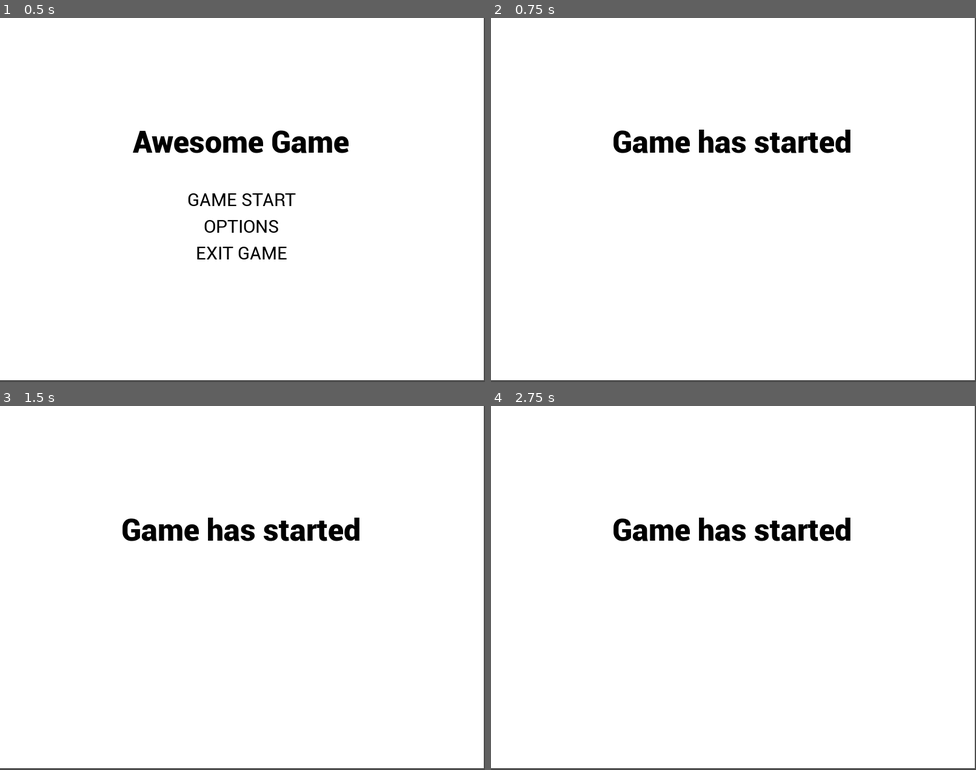
Above: before the commit, frames 1-4 (two rows, left to right).
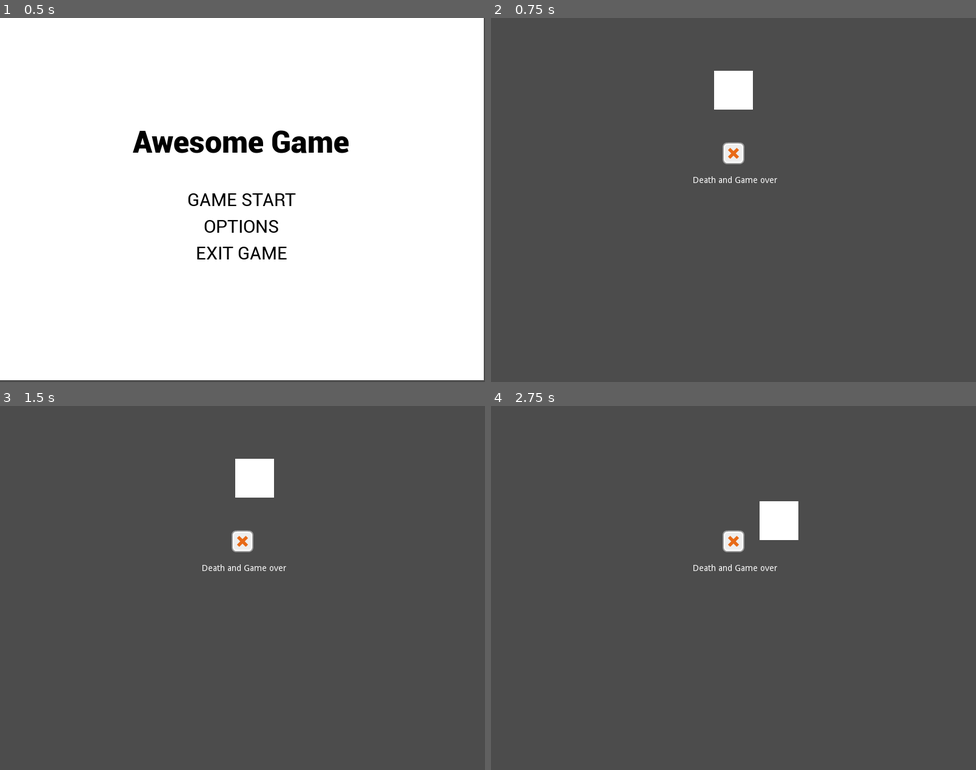
Above: after the commit, the same moments.

Repository: scottpetrovic/godot-starter-template
Game: Godot game, scene res://Scenes/MainMenu.tscn
Two runs of this game, one before a commit and one after it. Both use one fixed random seed, a clock stepped at 60 frames per second and the inputs below.
Inputs (mouse positions are in pixels of both pictures, inside the frame that each line leads up to):
- Up to frame 1 (0.5 s): no input
- Up to frame 2 (0.75 s): click "GAME START" at 0.5 s
- Up to frame 3 (1.5 s): tap Enter at 1.25 s; move the mouse to (349, 569) at 1.27 s; hold Right (ui_right) from 1.28 s (still down)
- Up to frame 4 (2.75 s): move the mouse to (636, 606) at 2.02 s; release Right (ui_right) at 2.03 s; hold Down (ui_down) from 2.03 s (still down)

Frame 1 is identical in both runs. In frame 2, 98% of the frame differs, in the area x 0-100%, y 0-100%; in frame 3, 98%; in frame 4, 98%.

Commit message:
Add basic player movement and gameover screen

Diff:
--- /dev/null
+++ b/Scenes/GameOver.tscn
@@ -0,0 +1,52 @@
+[gd_scene load_steps=5 format=2]
+
+[ext_resource path="res://Scenes/MenuItem.tscn" type="PackedScene" id=1]
+[ext_resource path="res://Graphics/white.png" type="Texture" id=2]
+[ext_resource path="res://Fonts/MenuFont.tres" type="DynamicFont" id=3]
+[ext_resource path="res://Scripts/GameOverMenu.gd" type="Script" id=4]
+
+[node name="GameOver" type="Control"]
+anchor_right = 1.0
+anchor_bottom = 1.0
+script = ExtResource( 4 )
+__meta__ = {
+"_edit_use_anchors_": false
+}
+
+[node name="BackgroundImage" type="TextureRect" parent="."]
+margin_right = 798.0
+margin_bottom = 597.0
+texture = ExtResource( 2 )
+expand = true
+__meta__ = {
+"_edit_lock_": true,
+"_edit_use_anchors_": false
+}
+
+[node name="Title" type="Label" parent="."]
+margin_top = 229.371
+margin_right = 795.0
+margin_bottom = 289.371
+custom_fonts/font = ExtResource( 3 )
+custom_colors/font_color = Color( 0, 0, 0, 1 )
+text = "Game Over"
+align = 1
+__meta__ = {
+"_edit_use_anchors_": false
+}
+
+[node name="MenuContainer" type="VBoxContainer" parent="."]
+margin_left = 1.0
+margin_top = 318.765
+margin_right = 798.0
+margin_bottom = 391.765
+custom_constants/separation = 0
+__meta__ = {
+"_edit_group_": true,
+"_edit_use_anchors_": false
+}
+
+[node name="ReturnToTitle" parent="MenuContainer" instance=ExtResource( 1 )]
+margin_right = 797.0
+margin_bottom = 44.0
+item_name = "RETURN TO TITLE"
--- /dev/null
+++ b/Scenes/LevelOne.tscn
@@ -0,0 +1,61 @@
+[gd_scene load_steps=6 format=2]
+
+[ext_resource path="res://Graphics/white.png" type="Texture" id=1]
+[ext_resource path="res://Scripts/Player.gd" type="Script" id=2]
+[ext_resource path="res://Graphics/orange_boxCross.png" type="Texture" id=3]
+
+[sub_resource type="RectangleShape2D" id=1]
+extents = Vector2( 36.6633, 33.9223 )
+
+[sub_resource type="RectangleShape2D" id=2]
+extents = Vector2( 21.7403, 20.8979 )
+
+[node name="LevelOne" type="Node2D"]
+
+[node name="Label" type="Label" parent="."]
+margin_left = 332.953
+margin_top = 260.927
+margin_right = 493.953
+margin_bottom = 274.927
+text = "Death and Game over"
+__meta__ = {
+"_edit_use_anchors_": false
+}
+
+[node name="Player" type="KinematicBody2D" parent="."]
+position = Vector2( 398.808, 118.805 )
+script = ExtResource( 2 )
+__meta__ = {
+"_edit_group_": true
+}
+
+[node name="CollisionShape2D" type="CollisionShape2D" parent="Player"]
+shape = SubResource( 1 )
+
+[node name="TextureRect" type="TextureRect" parent="Player"]
+margin_left = -30.9543
+margin_top = -31.748
+margin_right = 33.0457
+margin_bottom = 32.252
+texture = ExtResource( 1 )
+__meta__ = {
+"_edit_use_anchors_": false
+}
+
+[node name="DamageItem" type="Area2D" parent="."]
+
+[node name="CollisionShape2D" type="CollisionShape2D" parent="DamageItem"]
+position = Vector2( 399.452, 223.097 )
+shape = SubResource( 2 )
+
+[node name="TextureRect" type="TextureRect" parent="DamageItem"]
+margin_left = 380.745
+margin_top = 204.951
+margin_right = 420.745
+margin_bottom = 244.951
+texture = ExtResource( 3 )
+__meta__ = {
+"_edit_use_anchors_": false
+}
+
+[connection signal="body_entered" from="DamageItem" to="Player" method="_on_DamageItem_body_entered"]
--- a/Scripts/GameLoop.gd
+++ b/Scripts/GameLoop.gd
@@ -6,9 +6,19 @@
 	$PauseMenu/MenuOptions/ReturnToGame/Button.connect("button_down", self, "toggle_pause")
 	$PauseMenu/MenuOptions/ReturnToTitle/Button.connect("button_down", self, "load_main_menu")
 
+	# level will emit a player_died() signal...which Global can listen to
+	Global.connect("player_died", self, 'show_gameover')
+
 	# only play music if it is enabled
 	if(Global.isMusicOn):
 		$Music.play()
+
+	# load level one by default
+	load_level("res://Scenes/LevelOne.tscn")
+
+func show_gameover():
+	print('in game loop about to show game over screen')
+	pass
 
 func _process(_delta):
 	if Input.is_action_just_pressed("ui_pause"):
@@ -22,3 +32,10 @@
 	isGamePaused = not isGamePaused
 	$PauseMenu.visible = isGamePaused
 	$Music.volume_db = -12 if isGamePaused else 0 # make bg music quiet on pause
+
+
+func load_level(levelPath):
+	Global.delete_children($InGame) # clear out the demo placeholder first
+	var next_level_resource = load(levelPath)
+	var next_level = next_level_resource.instance()
+	$InGame.add_child(next_level)
--- /dev/null
+++ b/Scripts/GameOverMenu.gd
@@ -0,0 +1,7 @@
+extends Control
+
+func _ready():
+	$MenuContainer/ReturnToTitle/Button.connect("button_down", self, "load_main_menu")
+
+func load_main_menu():
+	get_tree().change_scene("res://Scenes/MainMenu.tscn")
--- a/Scripts/Global.gd
+++ b/Scripts/Global.gd
@@ -4,7 +4,19 @@
 var isMusicOn = true
 var isSFXOn = true
 
+signal player_died
 
 # Called when the node enters the scene tree for the first time.
 func _ready():
 	pass # Replace with function body.
+
+# utility function that will clear all children of a node
+# the game loop uses this to clear out a level before loading a new one
+func delete_children(node):
+	for n in node.get_children():
+		node.remove_child(n)
+		n.queue_free()
+
+
+func player_died():
+	emit_signal('player_died')
--- /dev/null
+++ b/Scripts/Player.gd
@@ -0,0 +1,38 @@
+extends KinematicBody2D
+
+
+# Declare member variables here. Examples:
+var current_health = 1 # 1 hit and you are dead
+var move_speed = 100
+
+ # adds up our directions to see which way to move
+var velocity := Vector2()
+
+# Called when the node enters the scene tree for the first time.
+func _ready():
+	pass # Replace with function body.
+
+
+func get_input():
+
+	# basic 8-way movement
+	velocity = Vector2()
+	if Input.is_action_pressed("ui_right"):
+		velocity.x += 1
+	if Input.is_action_pressed("ui_left"):
+		velocity.x -= 1
+	if Input.is_action_pressed("ui_down"):
+		velocity.y += 1
+	if Input.is_action_pressed("ui_up"):
+		velocity.y -= 1
+	velocity = velocity.normalized() * move_speed
+
+func _physics_process(delta: float):
+	get_input()
+	velocity = move_and_slide(velocity)
+
+func _on_DamageItem_body_entered(_body):
+	current_health -= 1
+	if(current_health <= 0):
+		get_tree().change_scene("res://Scenes/GameOver.tscn")
+		# Global.player_died()
Binary file added: Graphics/orange_boxCross.png
Not shown, added: Graphics/orange_boxCross.png.import
